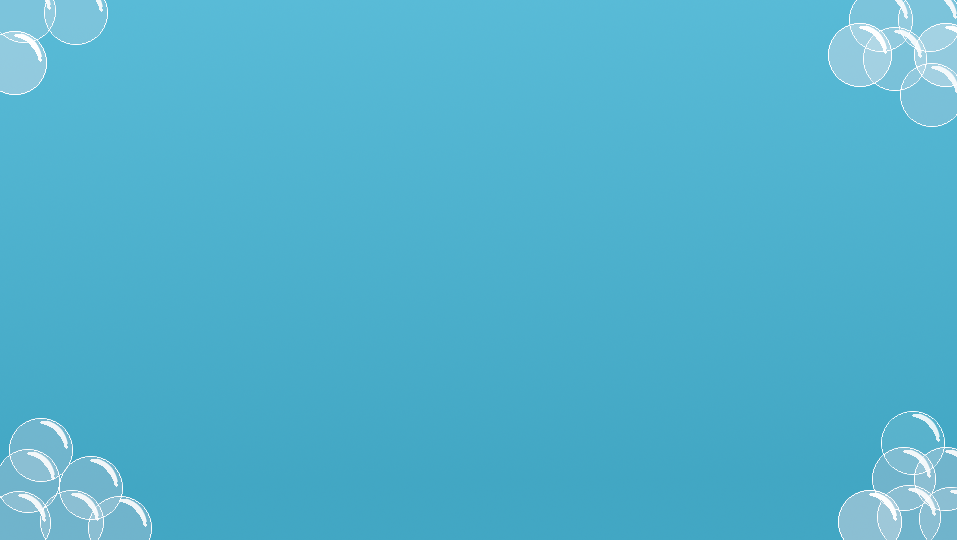
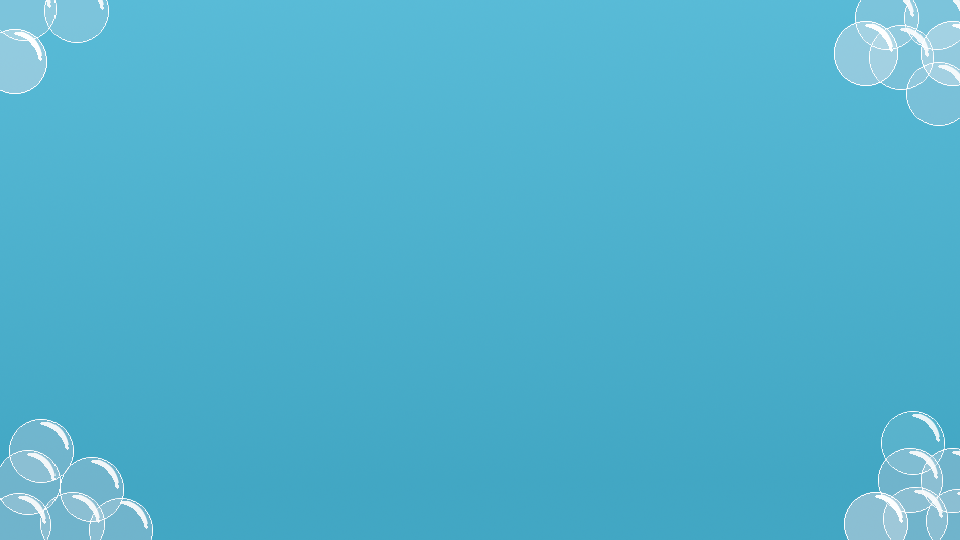
Layer changes from the first 960 x 540 image to the second:
painted on "Copia de Water" over [0, 0, 960, 540]
